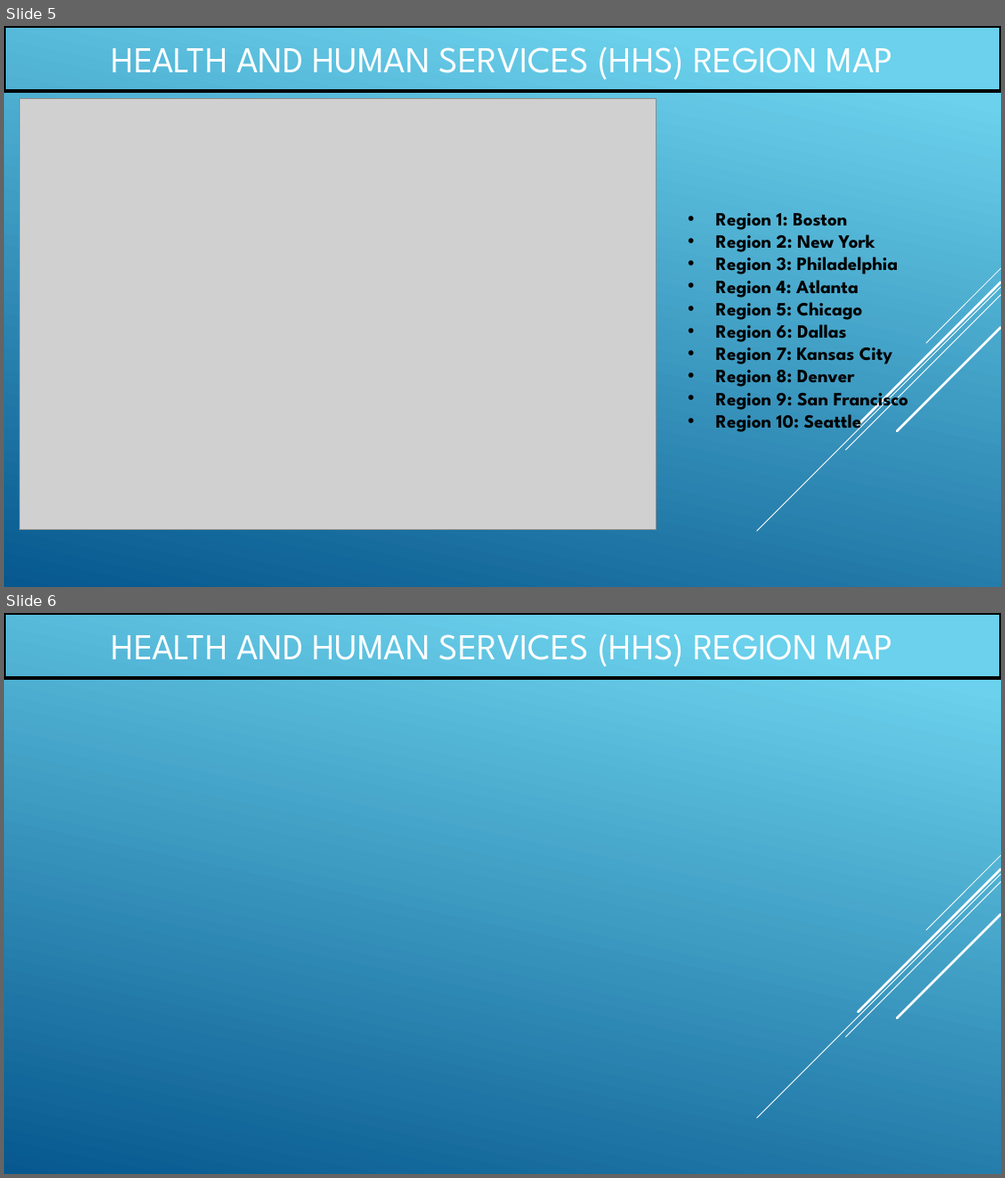
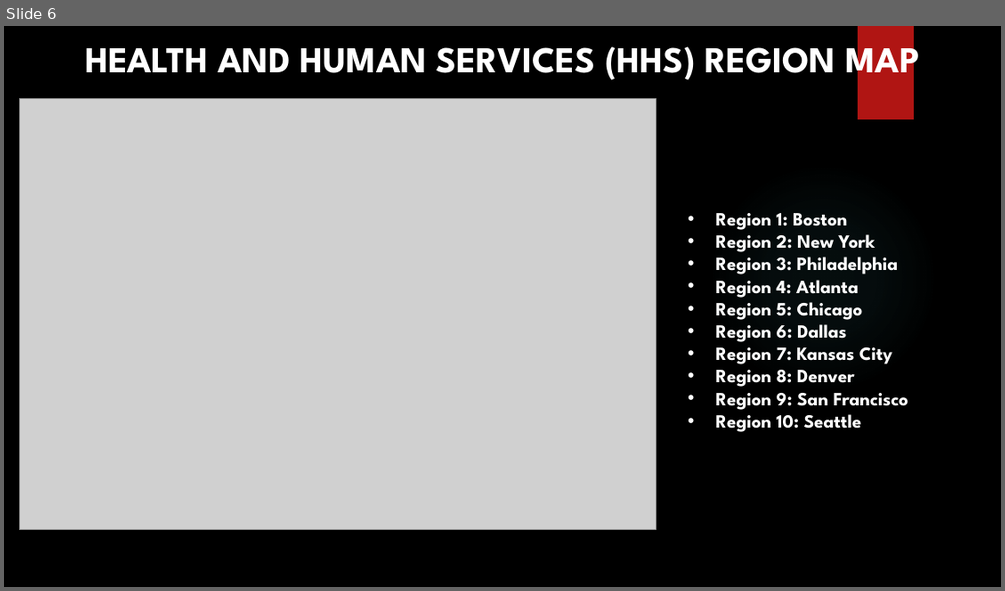
Before and after one commit to mcmonte95/Covid-Variant-Exploration-Project, a slide deck: Results/PresentationSlidedeck_V1.pptx. Shown one above the other, each under a label of ours: slides 5 and 6 before the commit, slide 6 after it. The pictures are 1005x1178 and 1005x591 pixels, drawn with LibreOffice and Linux fonts; fonts in the diff are those of the drawing; grey boxes stand for pictures; background and template pictures are left out. Boxes give left, top, right and bottom in pixels: in the first picture for what was removed or moved away, otherwise in the second. Text is boxed around its words. In the diff, an @@ line names an element or a change of style, - is before the commit and + after.

```diff
--- a/Results/PresentationSlidedeck_V1.pptx
+++ b/Results/PresentationSlidedeck_V1.pptx
@@ slide 6 removed at <box>4,613,1001,1174</box>, background gradient #6ED2EB to #06588E; not listed: 5 template elements that a slide beside it also shows @@
@@ rectangle removed at <box>4,613,1001,678</box> @@
-HEALTH AND HUMAN SERVICES (HHS) REGION MAP
@@ what was slide 5 is now slide 6 @@
@@ slide 6 changed as well @@
@@ background gradient #6ED2EB to #06588E to picture (left out) @@
@@ text "HEALTH AND HUMAN SERVICES (HHS) ...": place and size @@
-text "HEALTH AND HUMAN SERVICES (HHS) ..." at <box>4,26,1001,91</box>
+text "HEALTH AND HUMAN SERVICES (HHS) ..." at <box>85,37,920,84</box>
@@ text "HEALTH AND HUMAN SERVICES (HHS) ..." at <box>85,37,920,84</box>: bold on; outline #000000 3 pt to none @@
@@ rectangle added at <box>858,26,914,119</box>, fill #B01513 @@
@@ ellipse added at <box>708,163,938,394</box>, fill gradient #50B9C1 @@
@@ text "Region 1: Boston" at <box>716,213,909,432</box>: text colour #000000 to #FFFFFF @@
@@ group removed at <box>757,268,1001,531</box>: 5 lines @@
```
Also in this commit, not shown: 4 other slides changed, 6 slides added, 1 other slide removed, 1 other file.
